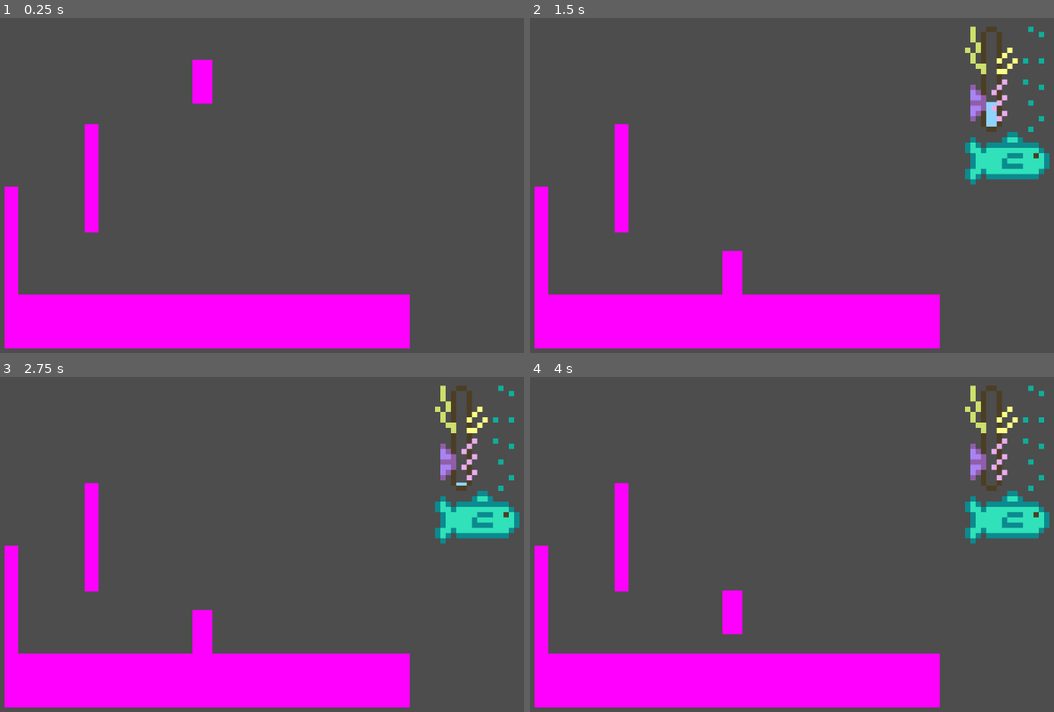
Above: before the commit, frames 1-4 (two rows, left to right).
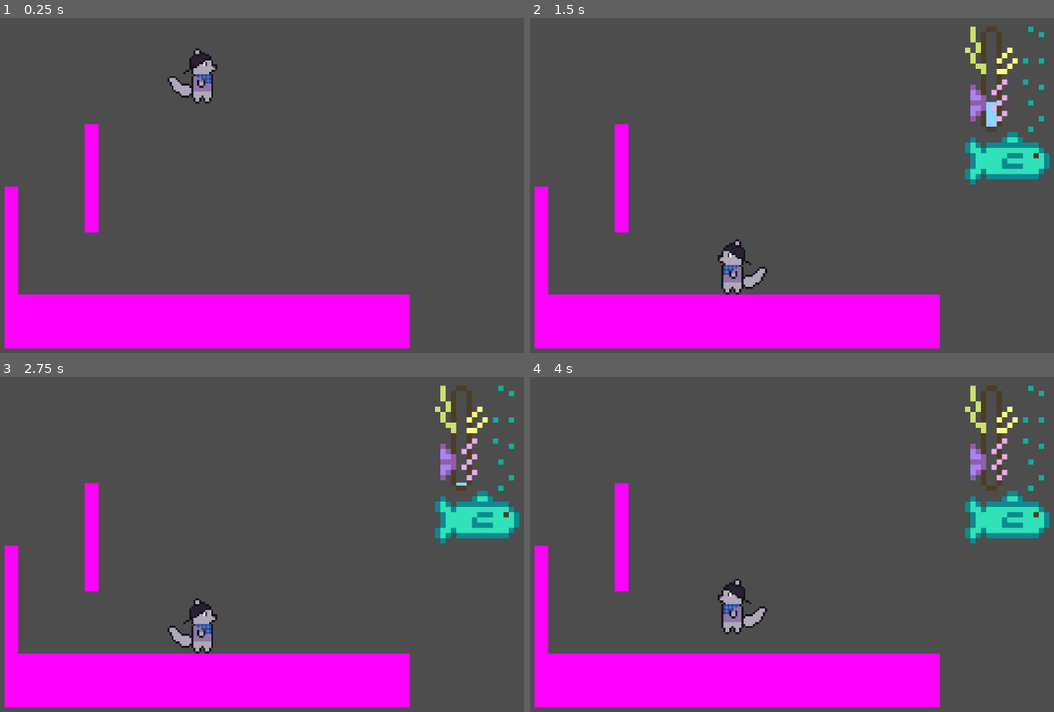
Above: after the commit, the same moments.

Repository: Meemog/Godot-Platformer
Game: Godot game, scene res://Assets/Scenes/main.tscn
Same seed, same stepped clock (60 frames per second), same inputs: the game is played once before the commit and once after it.
Inputs:
- Up to frame 1 (0.25 s): no input
- Up to frame 2 (1.5 s): hold D (right) 0.53-1.28 s; hold Shift (fish) 0.53-1.28 s; tap Space (jump) at 0.77 s; hold A (left) from 1.28 s (still down); tap P (start_minigame) at 1.35 s
- Up to frame 3 (2.75 s): tap Space (jump) at 1.52 s; release A (left) at 2.03 s; hold D (right) from 2.03 s (still down); hold Shift (fish) from 2.03 s (still down)
- Up to frame 4 (4 s): tap Enter at 2.75 s; release Shift (fish) at 2.78 s; tap P (start_minigame) at 2.85 s; tap Space (jump) at 3.02, 3.77 s; release D (right) at 3.53 s; hold A (left) from 3.53 s (still down); hold Shift (fish) from 3.53 s (still down)

The runs differ from the first frame. In frame 1, 0.8% of the frame differs, in the area x 31-42%, y 9-26%; in frame 2, 0.8%, in the area x 35-46%, y 65-83%; in frame 3, 0.8%; in frame 4, 0.8%.
Error in both runs: Invalid operands 'int' and 'Callable' in operator '=='. (res://Assets/Scenes/player.gd:95)

Commit message:
Added stop method to fishing minigame

Diff:
--- a/Assets/Scenes/fishing_minigame.gd
+++ b/Assets/Scenes/fishing_minigame.gd
@@ -30,7 +30,9 @@
 
 ## Stops the game early if needed
 func stop() -> void:
-    pass
+    if _game_state != Fish_State.Idle:
+        _game_state = Fish_State.Idle
+        visible = false
 
 func _process(delta: float) -> void:
     if _game_state == Fish_State.Ongoing:
--- a/Assets/Scenes/player.tscn
+++ b/Assets/Scenes/player.tscn
@@ -56,8 +56,6 @@
 [sub_resource type="RectangleShape2D" id="RectangleShape2D_t1xgp"]
 size = Vector2(5, 80.759995)
 
-[sub_resource type="PlaceholderTexture2D" id="PlaceholderTexture2D_7dd06"]
-
 [node name="player" type="CharacterBody2D" unique_id=1133361011]
 floor_constant_speed = true
 script = ExtResource("1_7dd06")
@@ -65,7 +63,6 @@
 [node name="AnimationPivot" type="Node2D" parent="." unique_id=1023637860]
 
 [node name="AnimatedSprite2D" type="AnimatedSprite2D" parent="AnimationPivot" unique_id=2133951844]
-visible = false
 position = Vector2(-17, 0)
 scale = Vector2(0.375, 0.375)
 sprite_frames = SubResource("SpriteFrames_jp3cw")
@@ -104,8 +101,3 @@
 position = Vector2(17.74, 17.38)
 shape = SubResource("RectangleShape2D_t1xgp")
 debug_color = Color(0.9019608, 0, 0.7647059, 0.41960785)
-
-[node name="TempSprite" type="Sprite2D" parent="." unique_id=1905813142]
-position = Vector2(-2.9802322e-07, 18.499996)
-scale = Vector2(38, 82.99999)
-texture = SubResource("PlaceholderTexture2D_7dd06")
